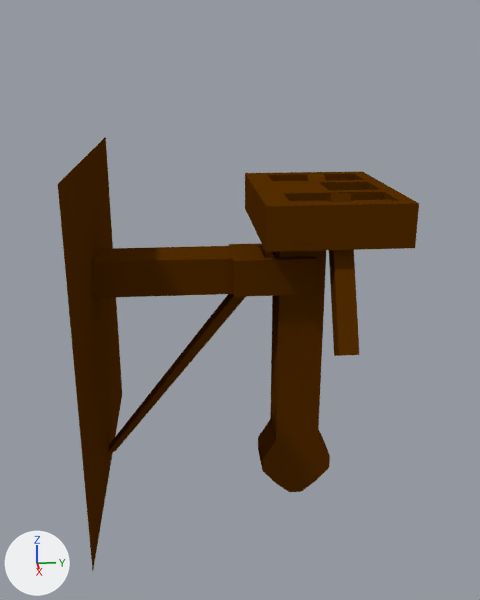
Before and after pictures for a commit that changed the Blender file Objekte/Balliste_rotiert.blend.
Both versions are drawn from a 50 mm camera at (15.05, -0.42, 3.46) aimed at (-0.78, 1.0, -2.11). Lighting does not change. The marker at lower left points along +X, +Y and +Z.

Objects in the first picture: 'Balliste', 'Standbein'.
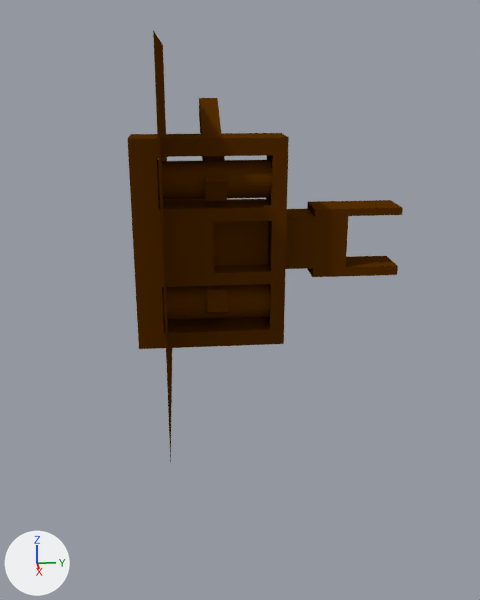
What the commit changed:
me_cube_001 has 72 vertices, 67 faces and spans x -4.0..3.91, y -0.77..4.26, z -4.18..3.73.
me_cube_001 is used by ob_standbein; location (-0.07, -1.66, -2.09).
me_cube_001 part 1: the whole mesh is turned 90 degrees about the y axis through the mesh origin.
me_cube has 352 vertices, 271 faces, 20 loose edges and spans x -2.78..2.78, y -1.39..1.7, z -5.85..2.06.
me_cube is used by ob_balliste; location (0.01, 2.64, -1.11).
me_cube part 2: the whole mesh is turned 90 degrees about the y axis through the mesh origin.
Object 'Standbein' (ob_standbein) moves from (-0.07, -1.66, -2.09) to (0.0, 0.0, 0.0).
Object 'Balliste' (ob_balliste) moves from (0.01, 2.64, -1.11) to (0.0, 0.0, 0.0).

Where the change shows, as pixel boxes (x1, y1, x2, y2) in the pictures (480 x 600 px):
'Balliste', mesh turned, moved: before (245, 171, 419, 492); after (128, 98, 289, 349)
'Standbein', mesh turned, moved: before (58, 137, 317, 570); after (153, 30, 403, 463)
